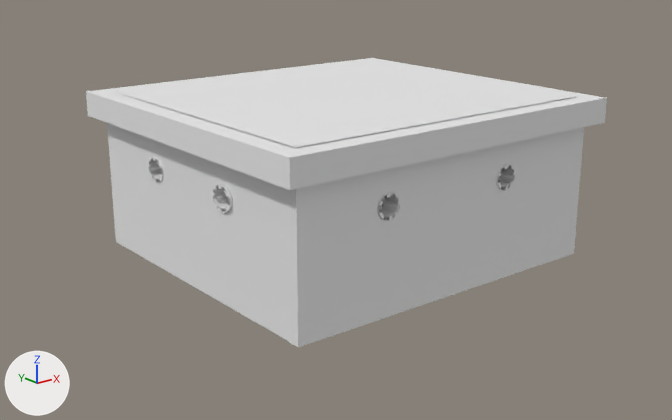
The OBJ model ProyectoFinal/ProyectoFinal/Models/Merry/lounge/lounge.obj: old version first, new version second.
One viewpoint serves both versions: a camera (50 mm lens) standing at (-10.27, -14.95, 4.71) and looking at (-0.6, -2.86, -0.13). Arrows for +X, +Y and +Z are at lower left; the lights stay in place. Where no turn or scale is listed for an object, it has been applied to the vertices. Vertices at the same position are counted once.

The first picture shows 'lounge'.
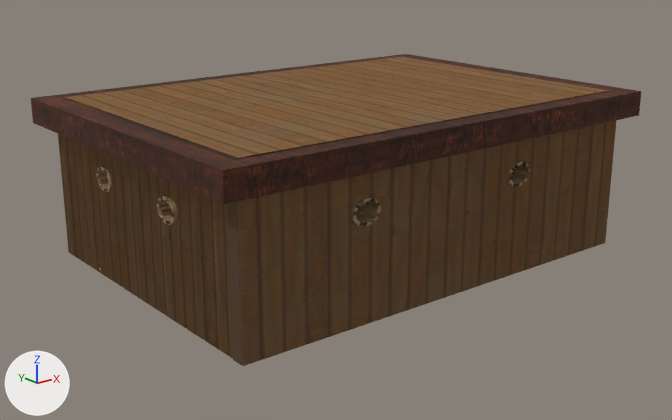
Boxes (x1, y1, x2, y2) around the edits, measured in the pictures (672 x 420 px; the box of a moved part takes in the faces that stretch with it):
'lounge', surface changed, reshaped (grey to brown, 17% wider, 8% taller): before (86, 58, 607, 347); after (31, 54, 641, 366)
part 1 of me_lounge, moved or reshaped: before (108, 123, 288, 340); after (59, 134, 233, 359)
part 2 of me_lounge, added: after (73, 206, 363, 358)
part 3 of me_lounge, moved or reshaped: before (212, 184, 233, 213); after (157, 195, 178, 225)
part 4 of me_lounge, moved or reshaped: before (496, 165, 515, 190); after (507, 162, 530, 187)
part 5 of me_lounge, added (brown): after (31, 54, 641, 204)
part 6 of me_lounge, moved or reshaped (not visible afterwards): before (377, 193, 400, 220)
part 7 of me_lounge, rebuilt (30% wider, 12% taller): before (285, 127, 584, 347); after (227, 120, 616, 366)
part 8 of me_lounge, rebuilt (23% shorter): before (86, 58, 607, 190); after (66, 57, 610, 158)
part 9 of me_lounge, added: after (97, 166, 112, 192)
part 10 of me_lounge, added (brown): after (351, 198, 381, 226)
part 11 of me_lounge, deleted: before (148, 157, 164, 182)
part 12 of me_lounge, moved or reshaped: before (107, 60, 577, 341); after (58, 134, 363, 270)

What changed in the scene script:
```text
Change mat_lambert6sg:
    add n2 = _N.new('ShaderNodeTexImage'); n2.name = 'Image Texture'
    add n2.image = img_pared_madera_jpg
    add n3 = _N.new('ShaderNodeTexImage'); n3.name = 'Image Texture.001'
    add n3.image = img_pared_madera_normal_jpg
    add n4 = _N.new('ShaderNodeNormalMap'); n4.name = 'Normal Map'
    where n0 = _N.new('ShaderNodeBsdfPrincipled'); n0.name = 'Principled BSDF'
    add _L.new(n2.outputs[0], n0.inputs[0])  # 'Color' to 'Base Color'
    add _L.new(n3.outputs[0], n4.inputs[1])  # 'Color' to 'Color'
    add _L.new(n4.outputs[0], n0.inputs[5])  # 'Normal' to 'Normal'
Change mat_phonge1sg:
    where n0 = _N.new('ShaderNodeBsdfPrincipled'); n0.name = 'Principled BSDF'
    n0.inputs[2].default_value: 1.0 -> 0.992  # 'Roughness'
    add n2 = _N.new('ShaderNodeTexImage'); n2.name = 'Image Texture'
    add n2.image = img_dorado_marco_jpg
    add n3 = _N.new('ShaderNodeTexImage'); n3.name = 'Image Texture.001'
    add n3.image = img_dorado_s_marco_jpg
    add _L.new(n2.outputs[0], n0.inputs[0])  # 'Color' to 'Base Color'
    add _L.new(n3.outputs[0], n0.inputs[13])  # 'Color' to 'Specular IOR Level'
Change mat_lambert6sg2:
    add n2 = _N.new('ShaderNodeTexImage'); n2.name = 'Image Texture'
    add n2.image = img_pared_madera_jpg
    add n3 = _N.new('ShaderNodeTexImage'); n3.name = 'Image Texture.001'
    add n3.image = img_pared_madera_normal_jpg
    add n4 = _N.new('ShaderNodeNormalMap'); n4.name = 'Normal Map'
    where n0 = _N.new('ShaderNodeBsdfPrincipled'); n0.name = 'Principled BSDF'
    add _L.new(n2.outputs[0], n0.inputs[0])  # 'Color' to 'Base Color'
    add _L.new(n3.outputs[0], n4.inputs[1])  # 'Color' to 'Color'
    add _L.new(n4.outputs[0], n0.inputs[5])  # 'Normal' to 'Normal'
Change mat_lambert7sg2:
    remove mat_lambert7sg2.base_color = (0.8, 0.8, 0.8)  # white #e7e7e7
    add mat_lambert7sg2.texture = img_pared_arriba_jpg
Change me_lounge:
    remove me_lounge.from_pydata(...)  # 1784 vertices, 1108 faces; spans x -3.66..2.86, y -5.76..0.22, z -0.91..1.88
    add me_lounge.from_pydata(...)  # 1785 vertices, 1117 faces; spans x -4.64..3.84, y -5.76..0.22, z -0.91..1.88
    me_lounge part 1: the loose piece of 88 vertices spanning x -3.4..-3.2, y -5.5..0.0, z -0.89..1.61 is scaled about its middle by (1.3, 1, 1), then moved by (-0.87, 0.0, 0.0)
    me_lounge part 2: a new loose piece, a box spanning x -4.301..3.5, y -5.483..0.014, z -0.892..-0.842, in mat_lambert10sg (picture img_piso_madera2_jpg)
    me_lounge part 3: the loose piece of 83 vertices spanning x -3.44..-3.18, y -3.98..-3.49, z 0.61..1.01 is scaled about its middle by (1.3, 1, 1), then moved by (-0.87, 0.0, 0.0)
    me_lounge part 4: the loose piece of 80 vertices spanning x 0.46..0.86, y -5.57..-5.25, z 0.62..1.02 is scaled about its middle by (1.3, 1, 1), then moved by (0.32, 0.0, 0.0)
    me_lounge part 5: a new loose piece, a box spanning x -4.64..3.84, y -5.76..0.22, z 1.44..1.86, in mat_lambert7sg2 (picture img_pared_arriba_jpg)
    me_lounge part 6: the loose piece of 80 vertices spanning x -1.99..-1.59, y -5.56..-5.24, z 0.61..1.01 is scaled about its middle by (1.3, 0.423, 1), then moved by (-0.43, 5.38, 0.0)
    me_lounge part 7: the loose piece of 113 vertices spanning x -3.41..2.6, y -5.54..-5.2, z -0.9..1.62 is rebuilt with 109 vertices and now spans x -4.31..3.5, y -5.54..-5.2, z -0.9..1.62
    me_lounge part 8: the loose piece of 8 vertices spanning x -3.66..2.86, y -5.76..0.22, z 1.44..1.86 is rebuilt with 4 vertices and now spans x -4.2..3.4, y -5.42..-0.13, z 1.88, in mat_lambert6sg2
    me_lounge part 9: a new loose piece of 89 vertices spanning x -4.33..-3.99, y -1.95..-1.46, z 0.62..1.02, in mat_phonge1sg
    me_lounge part 10: a new loose piece of 84 vertices spanning x -2.47..-1.95, y -5.56..-5.24, z 0.61..1.01, in mat_phonge1sg
    me_lounge part 11: the loose piece of 86 vertices spanning x -3.42..-3.16, y -1.95..-1.46, z 0.62..1.02 is deleted
    me_lounge part 12: 2 vertices moved within x -0.37, y -0.09..0.06, z 1.23; 751 vertices removed from x -3.41..2.6, y -5.48..0.06, z -0.89..1.88; 657 vertices added at x -4.31..3.5, y -5.3..0.06, z -0.88..1.62
    remove me_lounge.materials.append(mat_initialshadinggroup)  # white #e7e7e7
    add me_lounge.materials.append(mat_lounge2_initialshadinggroup)  # grey #bcbcbc
```
